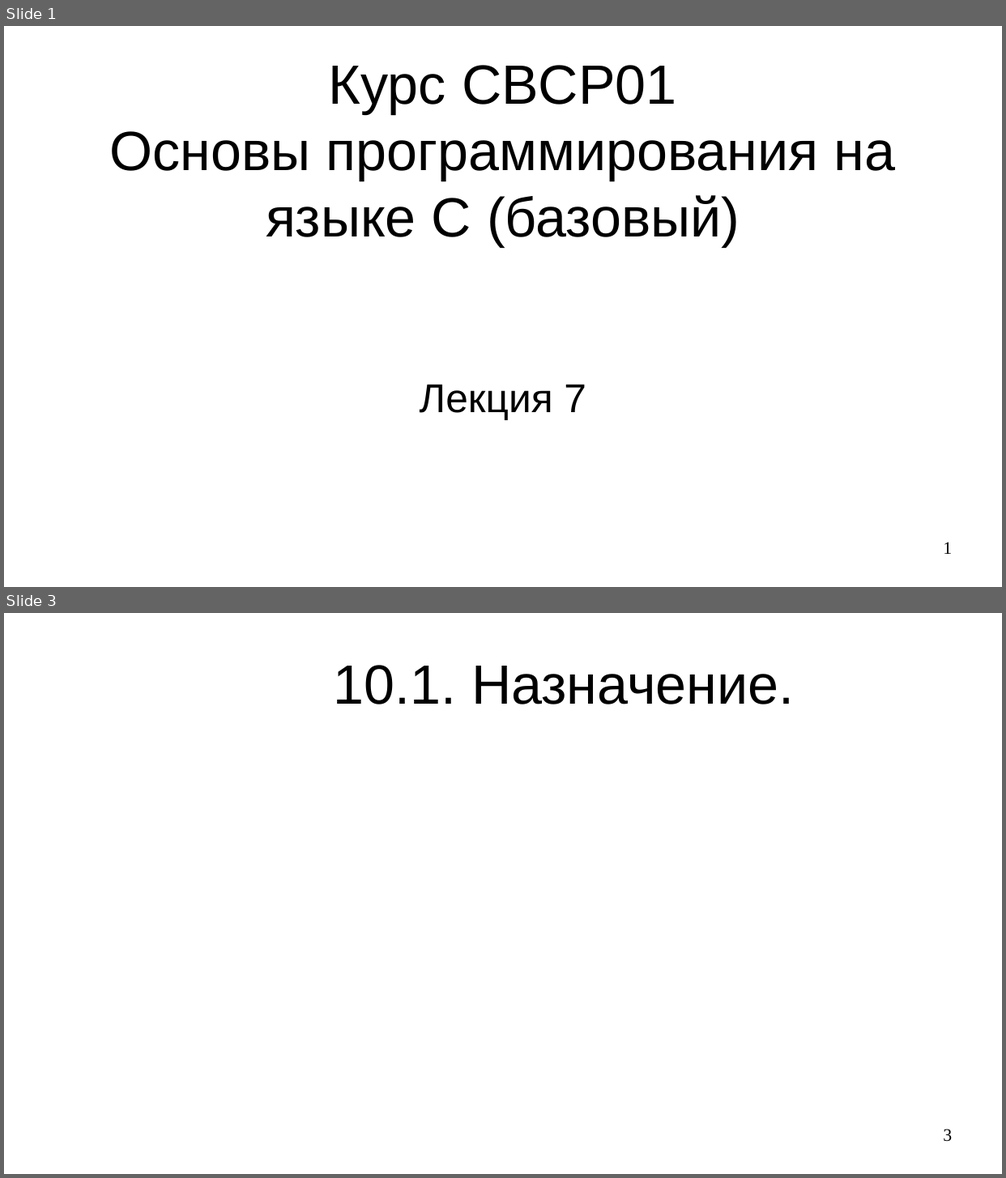
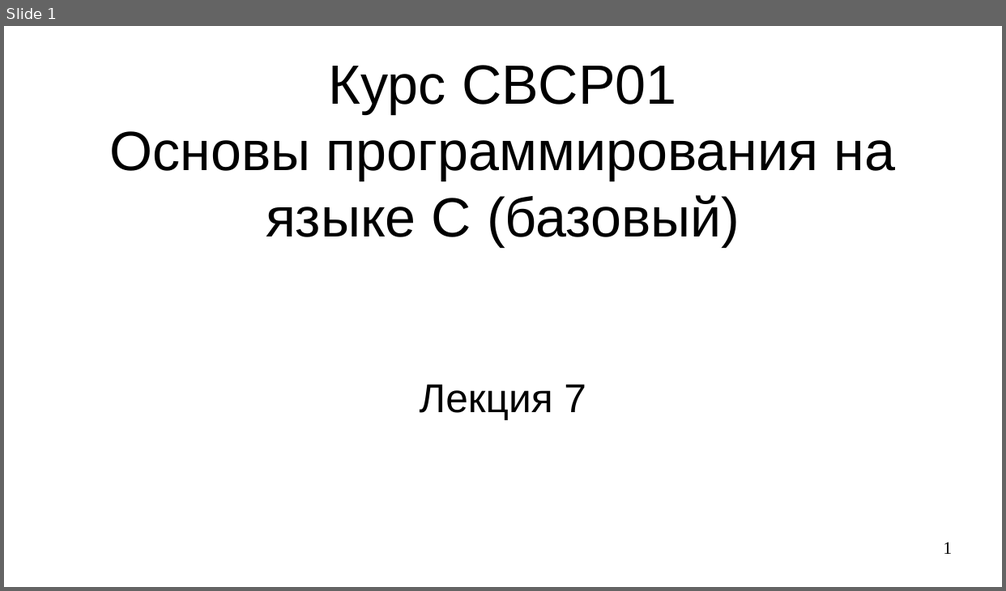
Before and after one commit to steelcraft/stud-lab, a slide deck: Лекции/CBCP01#L7.odp. Shown one above the other, each under a label of ours: slides 1 and 3 before the commit, slide 1 after it; the slides between them are not shown. The pictures are 1006x1178 and 1006x591 pixels, drawn with LibreOffice and Linux fonts; fonts in the diff are those of the drawing. Boxes give left, top, right and bottom in pixels: in the first picture for what was removed or moved away, otherwise in the second. Text is boxed around its words. In the diff, an @@ line names an element or a change of style, - is before the commit and + after.

Commit message:
Добавлены слайды 1-6

```diff
--- a/Лекции/CBCP01#L7.odp
+++ b/Лекции/CBCP01#L7.odp
@@ slide 3 removed at [4,613,1002,1174], background #FFFFFF @@
@@ title removed at [333,665,794,705] @@
-10.1. Назначение.
@@ page number removed at [943,1129,952,1142] @@
-3
```
Also in this commit, not shown: 2 slides changed, 6 slides added, 8 other slides removed.
